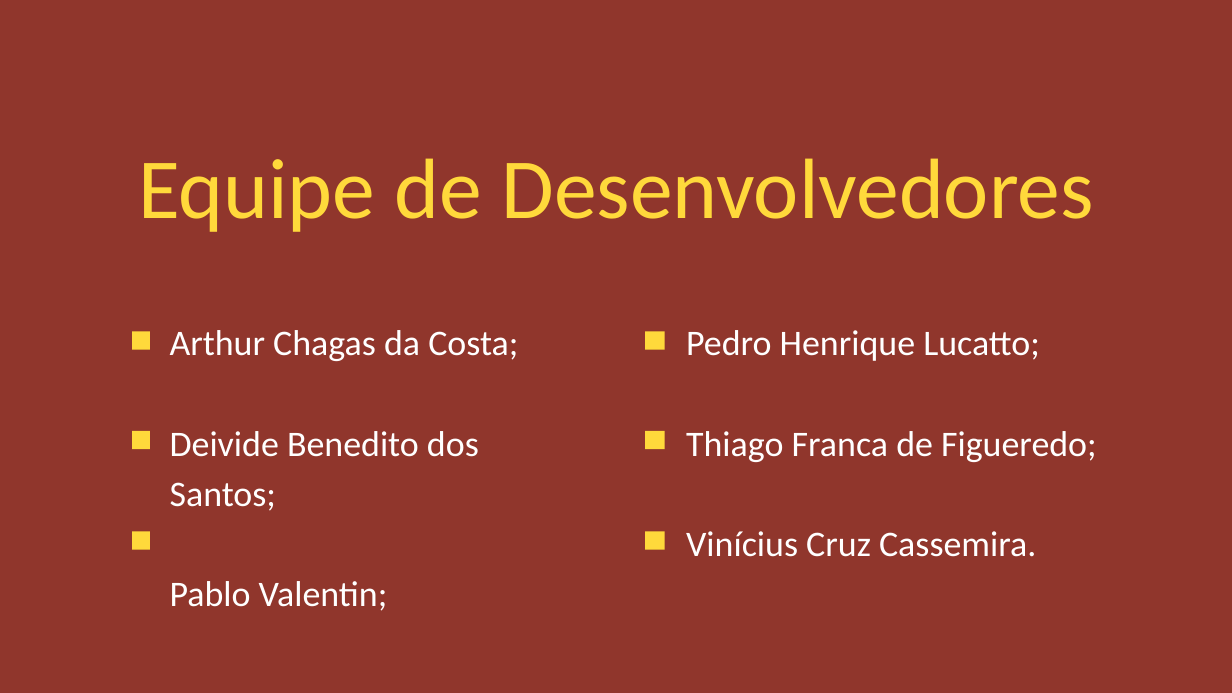
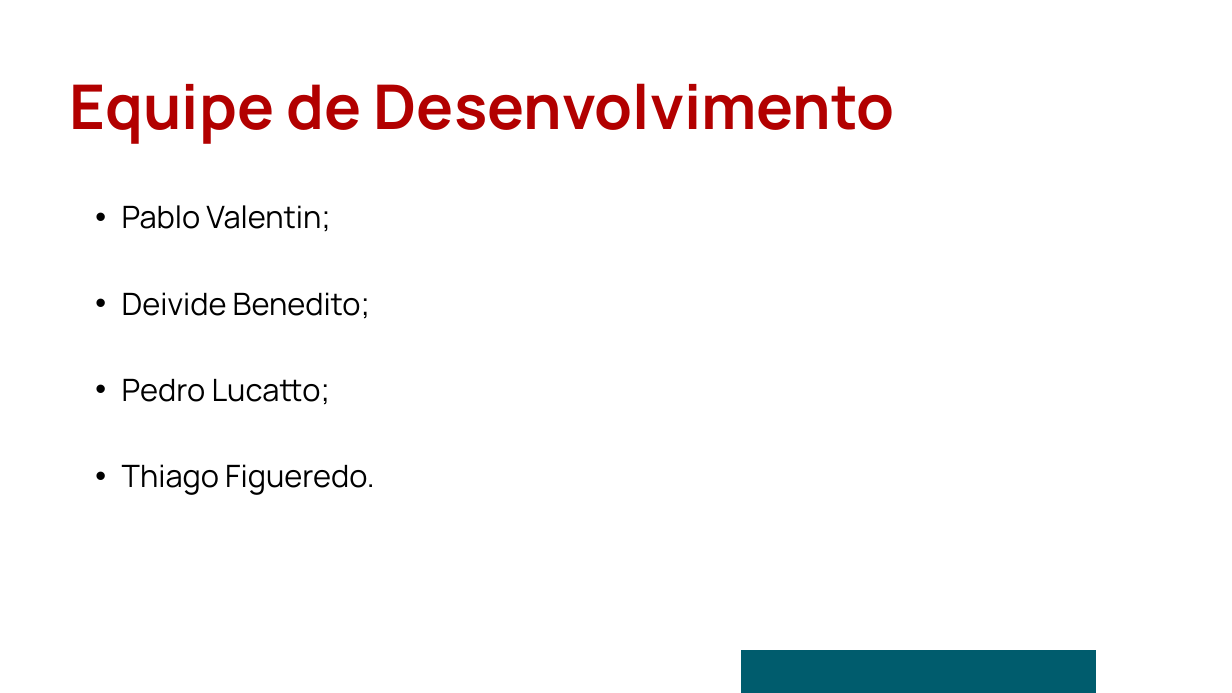
Before and after one commit to Agenda-Fatec/Documentos, a slide deck: slide 3 of Slides/PI.pptx (slide 2 before the commit). Drawn at 1232x693 pixels with LibreOffice and Linux fonts; fonts in the diff are those of the drawing. Boxes give left, top, right and bottom in pixels: in the first picture for what was removed or moved away, otherwise in the second. Text is boxed around its words. In the diff, an @@ line names an element or a change of style, - is before the commit and + after.

```diff
--- a/Slides/PI.pptx
+++ b/Slides/PI.pptx
@@ background #90362C to #FFFFFF @@
@@ text at <box>69,83,894,144</box>: text changed; size 100 to 72 pt; font Calibri to Manrope; text colour #FFD93B to #B20000; bold on @@
-Equipe de Desenvolvedores
+Equipe de Desenvolvimento
@@ text added at <box>122,205,375,495</box>, 36 pt, text #000000 @@
+  • Pablo Valentin;
+  • Deivide Benedito;
+  • Pedro Lucatto;
+  • Thiago Figueredo.
@@ group removed at <box>132,330,518,611</box>: 3 rectangles, 1 text @@
-Arthur Chagas da Costa;
-Deivide Benedito dos Santos;
-Pablo Valentin;
@@ group removed at <box>645,330,1097,557</box>: 3 rectangles, 1 text @@
-Pedro Henrique Lucatto;
-Thiago Franca de Figueredo;
-Vinícius Cruz Cassemira.
@@ freeform shape added at <box>740,650,1096,693</box>, fill #005C6D @@
```
Also in this commit, not shown: 6 other slides changed, 15 slides added, 9 slides removed, 6 other files.
